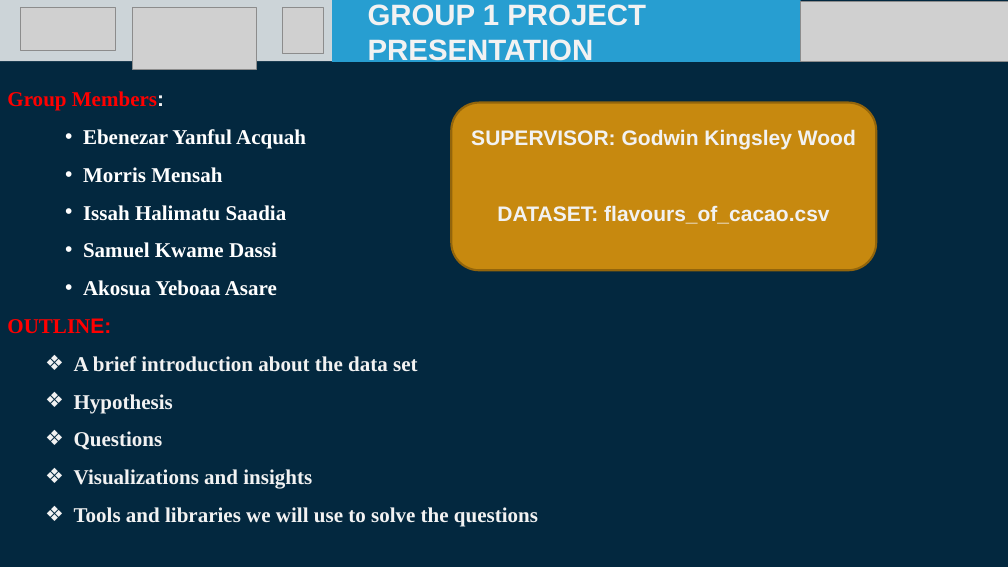
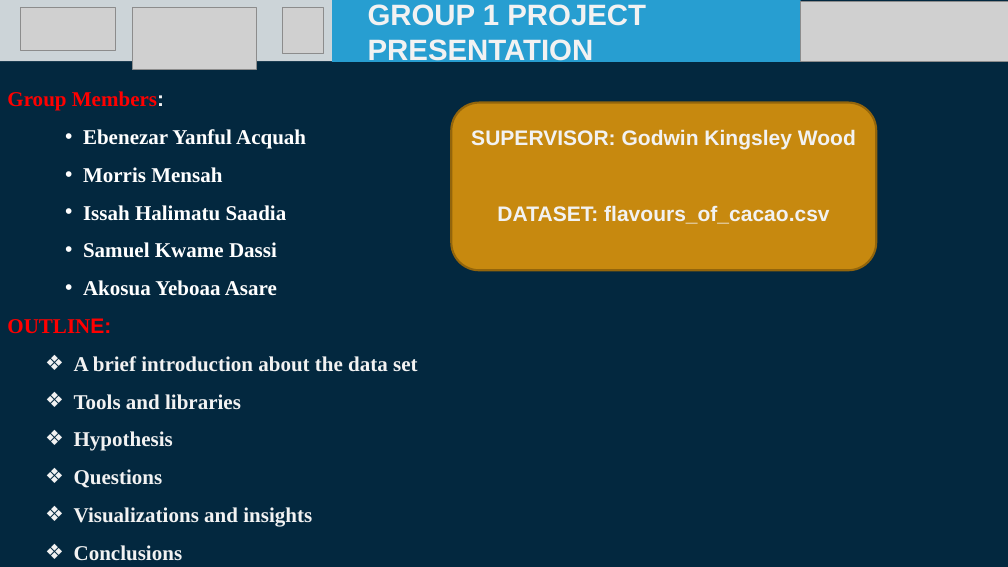
Before and after one commit to Daksam/Group-1-EDA-project, a slide deck: slide 1 of Group 1 EDA Project DIGICAP.pptx. Drawn at 1008x567 pixels with LibreOffice and Linux fonts; fonts in the diff are those of the drawing; grey boxes stand for pictures. Boxes give left, top, right and bottom in pixels: in the first picture for what was removed or moved away, otherwise in the second. Text is boxed around its words. In the diff, an @@ line names an element or a change of style, - is before the commit and + after.

```diff
--- a/Group 1 EDA Project DIGICAP.pptx
+++ b/Group 1 EDA Project DIGICAP.pptx
@@ text at (74,394,241,410): paragraph added @@
+  ❖ Tools and libraries
@@ text at (74,545,183,561): text changed @@
-  ❖ Tools and libraries we will use to solve the questions
+  ❖ Conclusions
```
Also in this commit, not shown: 9 other slides changed, 1 slide added.
